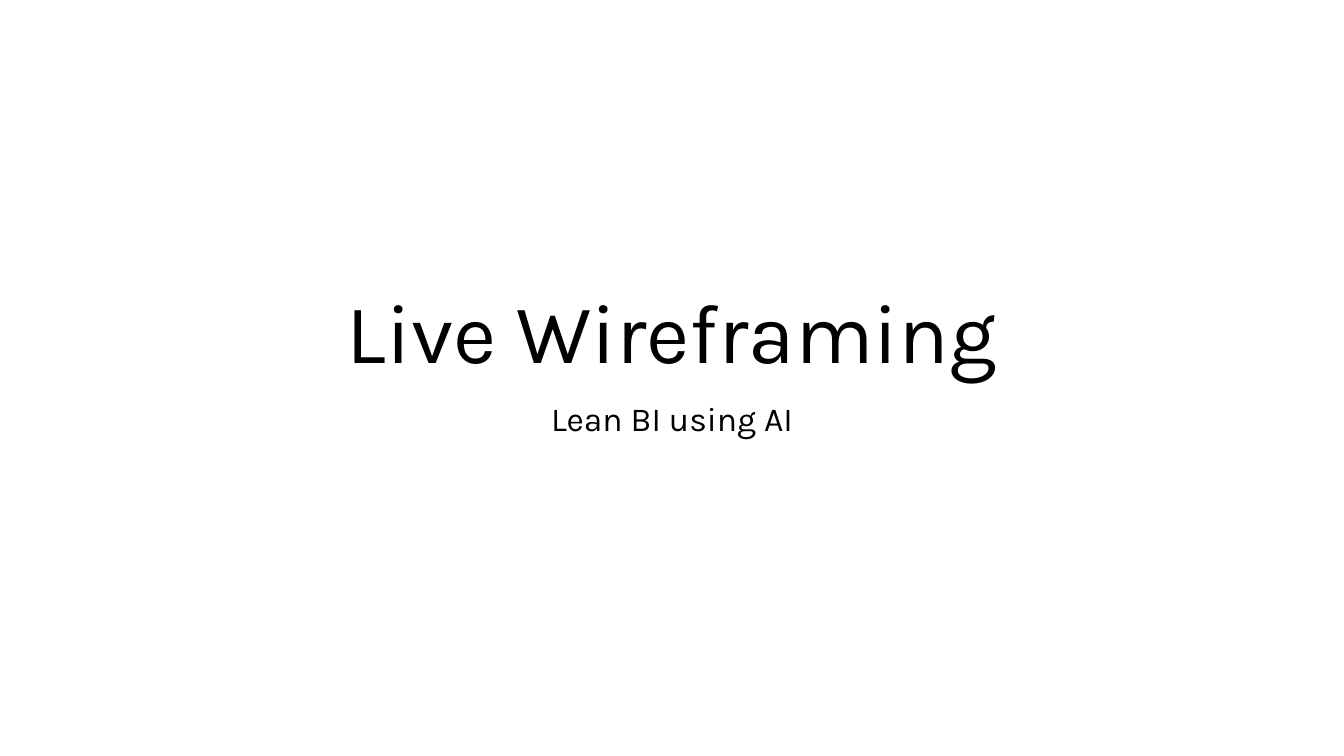
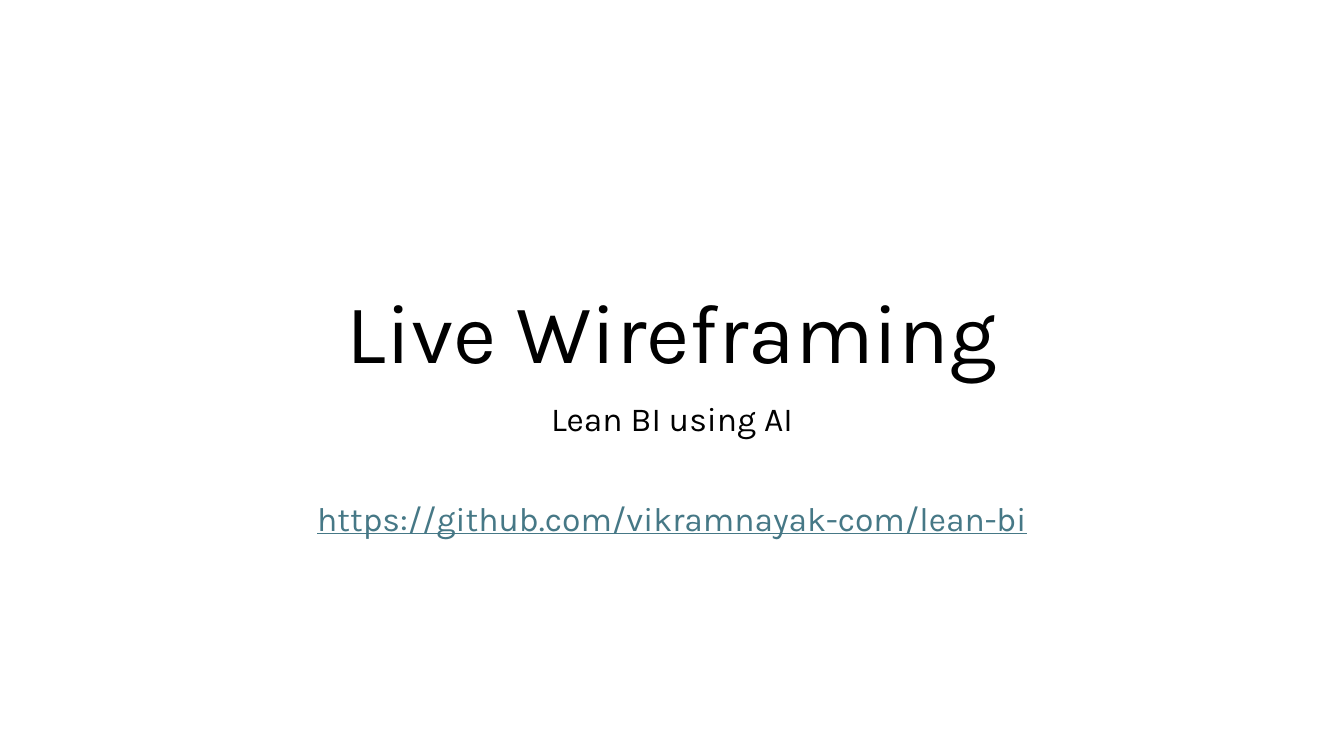
Before and after one commit to vikramnayak-com/lean-bi, a slide deck: slide 1 of Wireframing_Lean_BI_using_AI.pptx. Drawn at 1344x756 pixels with LibreOffice and Linux fonts; fonts in the diff are those of the drawing. Boxes give left, top, right and bottom in pixels: in the first picture for what was removed or moved away, otherwise in the second. Text is boxed around its words. In the diff, an @@ line names an element or a change of style, - is before the commit and + after.

```diff
--- a/Wireframing_Lean_BI_using_AI.pptx
+++ b/Wireframing_Lean_BI_using_AI.pptx
@@ subtitle at bbox=[317, 506, 1026, 540]: paragraph added @@
+https://github.com/vikramnayak-com/lean-bi
```
